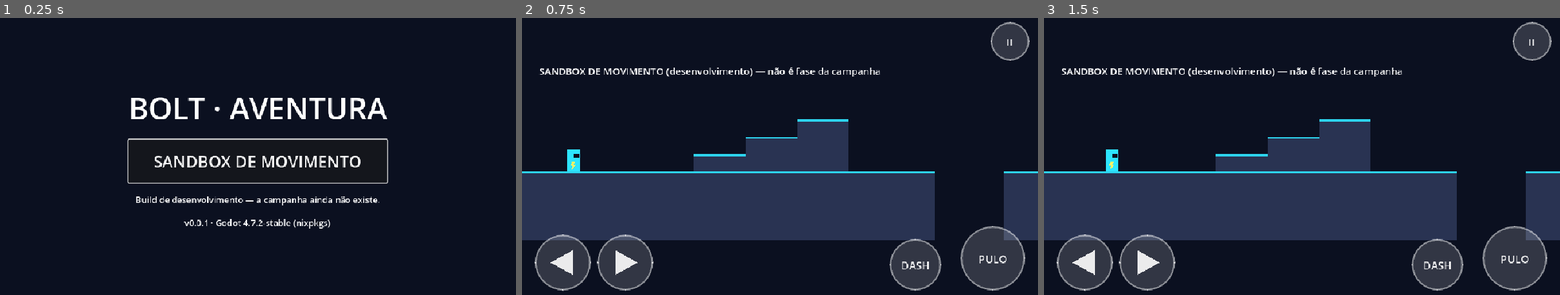
Above: before the commit, frames 1-3 (left to right).
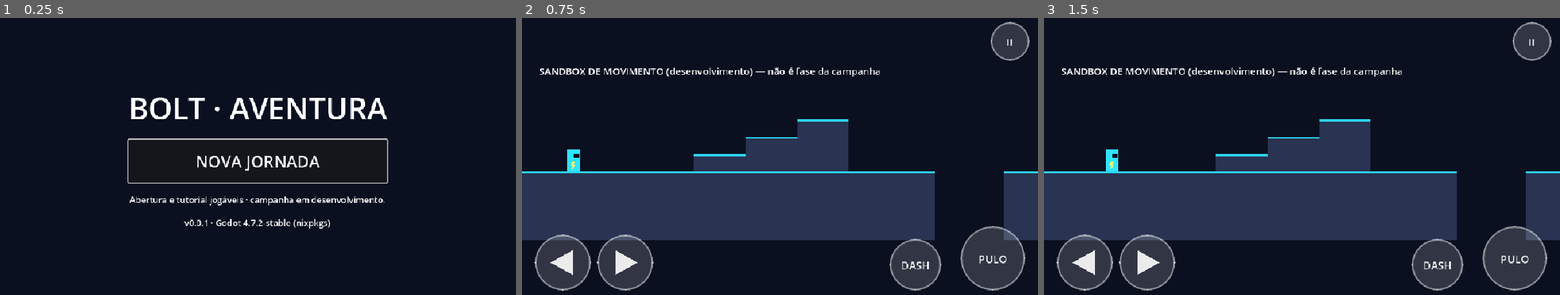
Above: after the commit, the same moments.

Repository: jyanzy19-yml/new-bolt-aventura
Game: Godot game, scene res://scenes/boot/boot.tscn
Two runs of this game, one before a commit and one after it. Both use one fixed random seed, a clock stepped at 60 frames per second and the inputs below.
Inputs (mouse positions are in pixels of both pictures, inside the frame that each line leads up to):
- Up to frame 1 (0.25 s): no input
- Up to frame 2 (0.75 s): click "SANDBOX DE MOVIMENTO" (after the commit: "NOVA JORNADA") at 0.5 s
- Up to frame 3 (1.5 s): tap Enter at 1.25 s; move the mouse to (1415, 142) at 1.27 s; hold D (move_right) from 1.28 s (still down); tap J (attack) at 1.35 s; click (1415, 142) at 1.42 s

The runs differ from the first frame. In frame 1, 1.6% of the frame differs, in the area x 25-75%, y 49-68%; in frame 2, nothing differs; in frame 3, nothing differs.

Commit message:
feat: connect main menu to campaign opening

Diff:
--- a/scenes/ui/main_menu.tscn
+++ b/scenes/ui/main_menu.tscn
@@ -34,12 +34,12 @@
 custom_minimum_size = Vector2(380, 80)
 layout_mode = 2
 theme_override_font_sizes/font_size = 30
-text = "SANDBOX DE MOVIMENTO"
+text = "NOVA JORNADA"
 
 [node name="DevNote" type="Label" parent="Center/Column"]
 layout_mode = 2
 theme_override_font_sizes/font_size = 16
-text = "Build de desenvolvimento — a campanha ainda não existe."
+text = "Abertura e tutorial jogáveis · campanha em desenvolvimento."
 horizontal_alignment = 1
 
 [node name="VersionLabel" type="Label" parent="Center/Column"]
